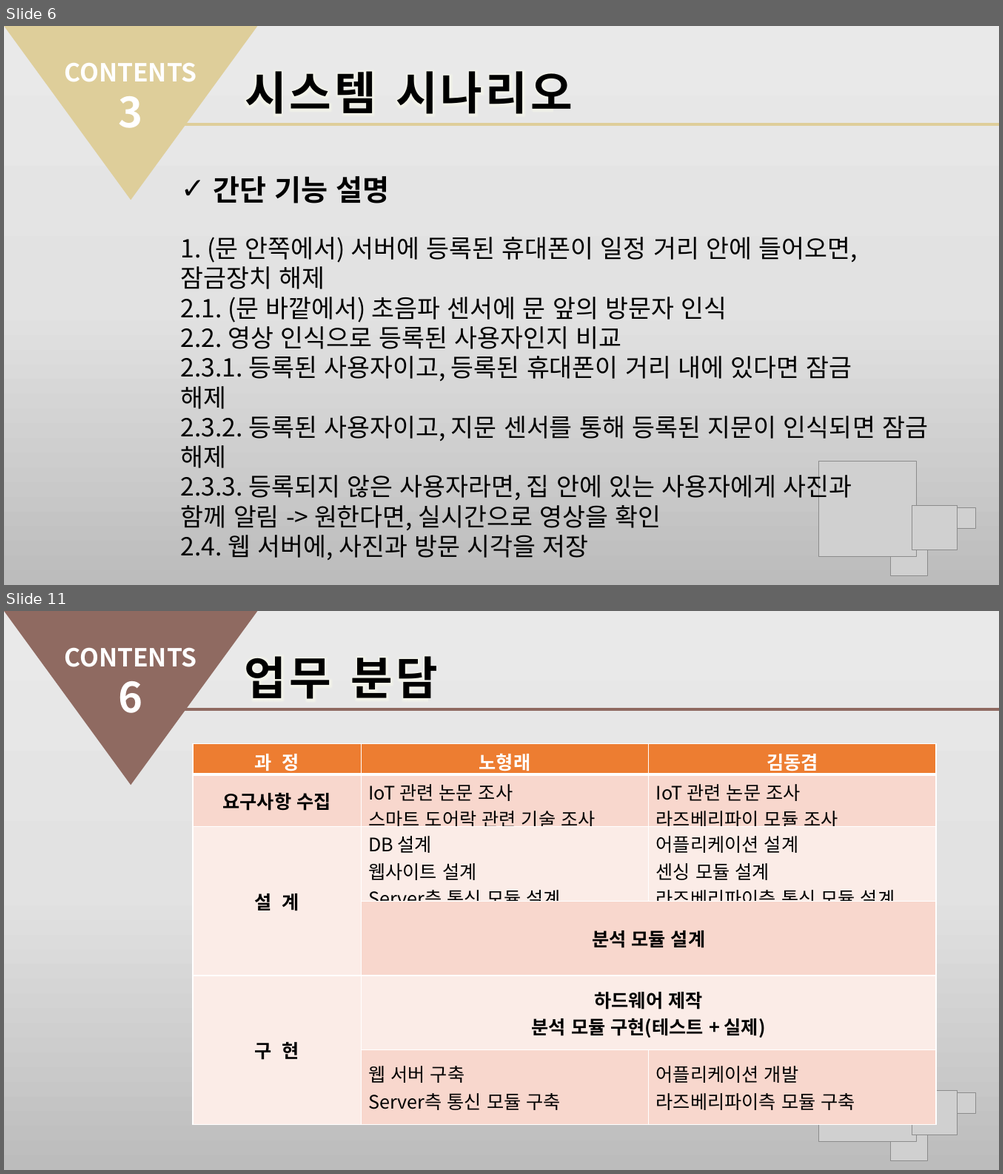
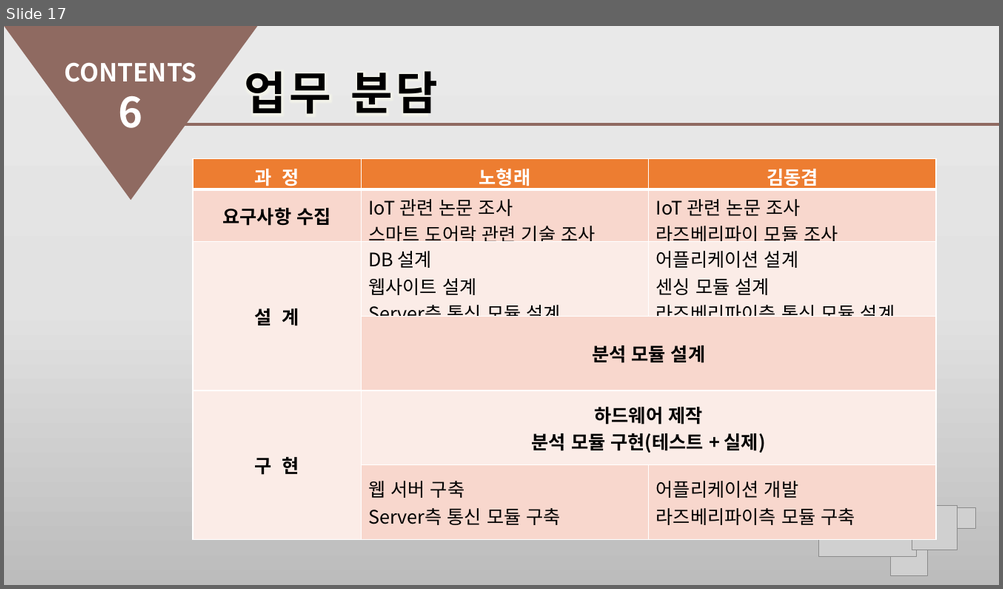
Before and after one commit to hrnoh/graduate_proj, a slide deck: 종합설계_제안서(2차).pptx. Shown one above the other, each under a label of ours: slides 6 and 11 before the commit, slide 17 after it; the slides between them are not shown. The pictures are 1003x1174 and 1003x589 pixels, drawn with LibreOffice and Linux fonts; fonts in the diff are those of the drawing; grey boxes stand for pictures; background and template pictures are left out. Boxes give left, top, right and bottom in pixels: in the first picture for what was removed or moved away, otherwise in the second. Text is boxed around its words. In the diff, an @@ line names an element or a change of style, - is before the commit and + after.

```diff
--- a/종합설계_제안서(2차).pptx
+++ b/종합설계_제안서(2차).pptx
@@ slide 6 removed at (4,26,999,585), background gradient #EBEAEA to #E4E3E3 to #BDBCBC @@
@@ triangle removed at (4,26,258,200) @@
@@ text removed at (64,63,197,128) @@
-CONTENTS
-3
@@ text removed at (244,71,572,114) @@
-시스템 시나리오
@@ line removed from (184, 124) to (999, 124) @@
@@ text removed at (213,176,389,204) @@
-✓ 간단 기능 설명
@@ text removed at (181,237,928,560) @@
-1. (문 안쪽에서) 서버에 등록된 휴대폰이 일정 거리 안에 들어오면, 잠금장치 해제
-2.1. (문 바깥에서) 초음파 센서에 문 앞의 방문자 인식
-2.2. 영상 인식으로 등록된 사용자인지 비교
-2.3.1. 등록된 사용자이고, 등록된 휴대폰이 거리 내에 있다면 잠금 해제
-2.3.2. 등록된 사용자이고, 지문 센서를 통해 등록된 지문이 인식되 면 잠금 해제
-2.3.3. 등록되지 않은 사용자라면, 집 안에 있는 사용자에게 사진과 함께 알림 -> 원한다면, 실시간으로 영상을 확인
-2.4. 웹 서버에, 사진과 방문 시각을 저장
@@ group removed at (819,462,976,576): 4 pictures @@
@@ what was slide 11 is now slide 17 @@
```
Also in this commit, not shown: 8 slides changed, 12 slides added, 2 other slides removed.
